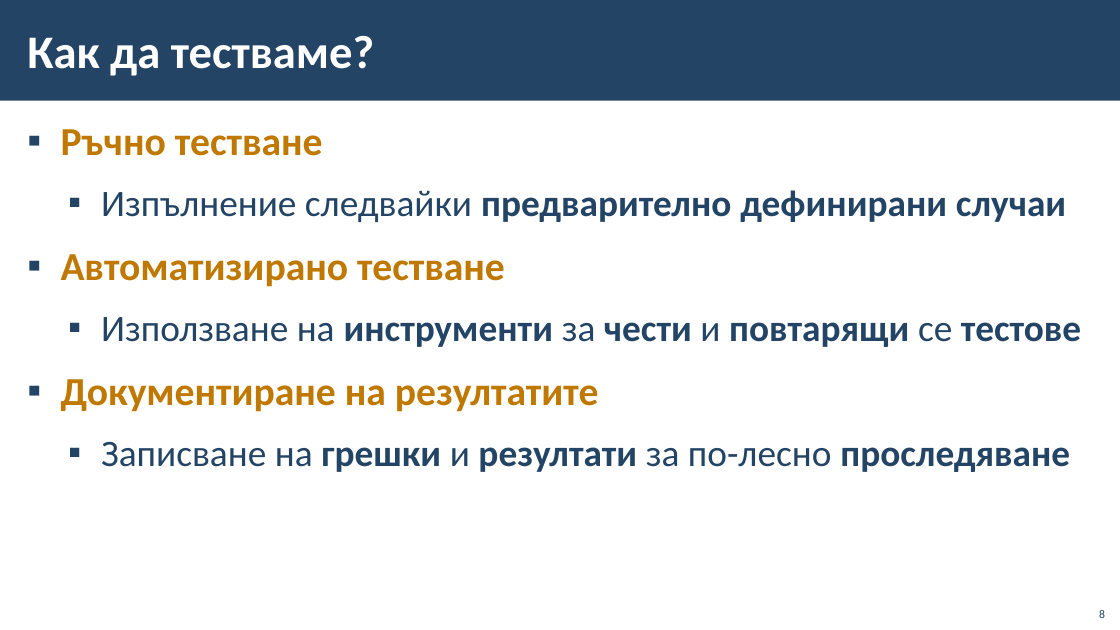
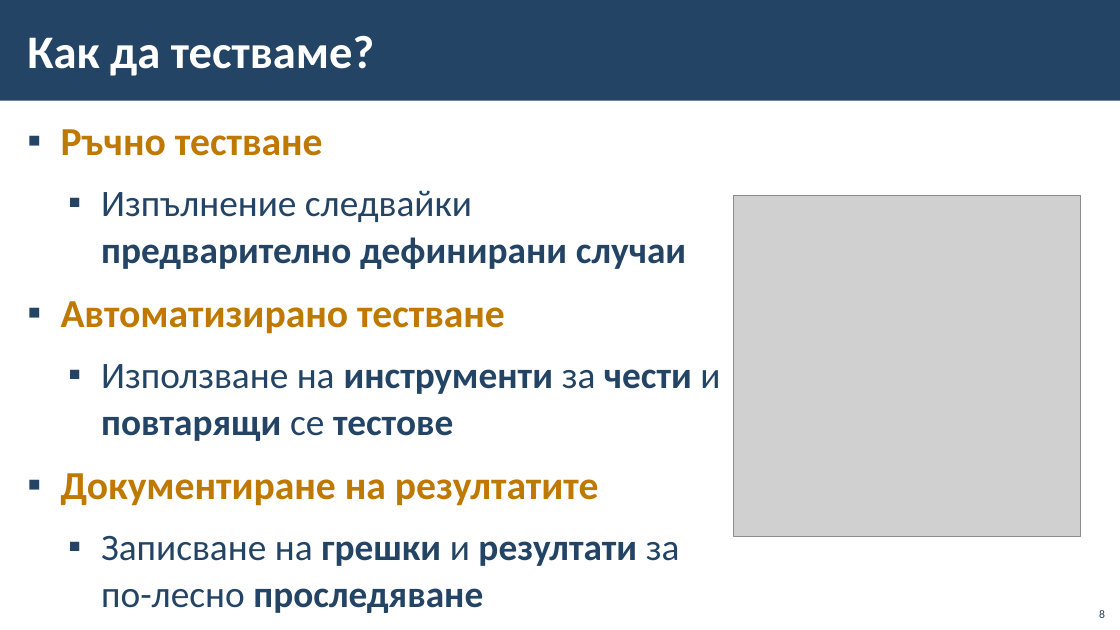
Before and after one commit to BG-IT-Edu/School-Programming, a slide deck: slide 8 of Courses/Software-Sciences/Module-4-Information-Systems-New/13-Information-System-Testing/13-Information-System-Testing.pptx. Drawn at 1120x630 pixels with LibreOffice and Linux fonts; fonts in the diff are those of the drawing; grey boxes stand for pictures; background and template pictures are left out. Boxes give left, top, right and bottom in pixels: in the first picture for what was removed or moved away, otherwise in the second. Text is boxed around its words. In the diff, an @@ line names an element or a change of style, - is before the commit and + after.

```diff
--- a/Courses/Software-Sciences/Module-4-Information-Systems-New/13-Information-System-Testing/13-Information-System-Testing.pptx
+++ b/Courses/Software-Sciences/Module-4-Information-Systems-New/13-Information-System-Testing/13-Information-System-Testing.pptx
@@ text "Ръчно тестване" rewrapped from (x1=61, y1=129, x2=1081, y2=472) to (x1=61, y1=129, x2=720, y2=613) @@
@@ picture added at (x1=734, y1=195, x2=1081, y2=536) @@
```
Also in this commit, not shown: 10 other slides changed, 30 slides added, 3 slides removed.
